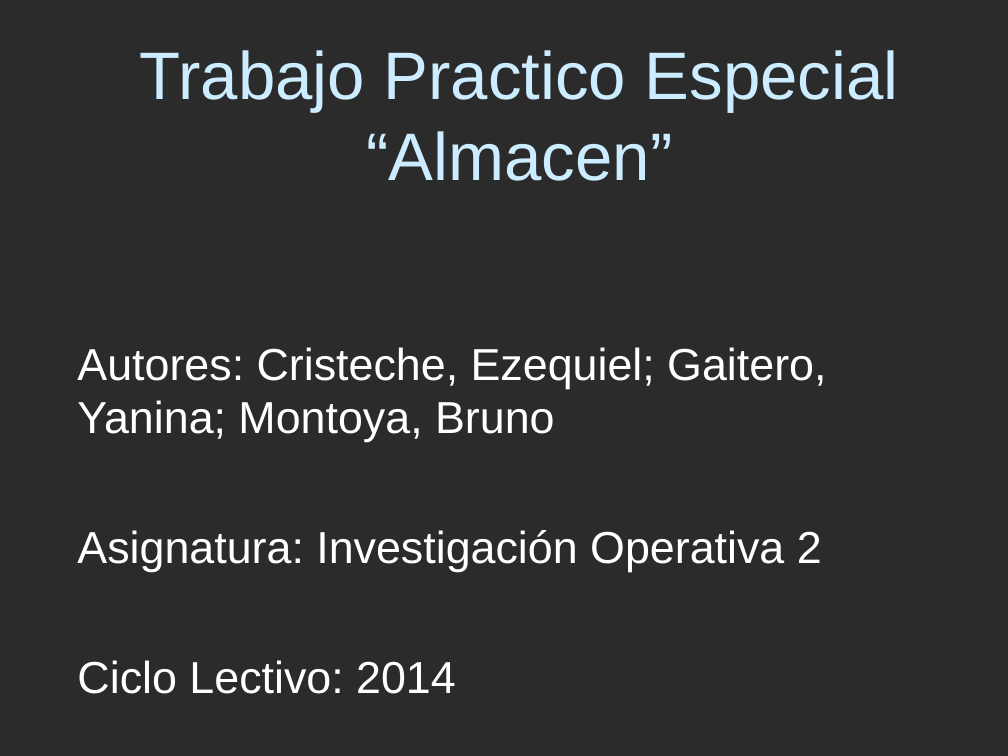
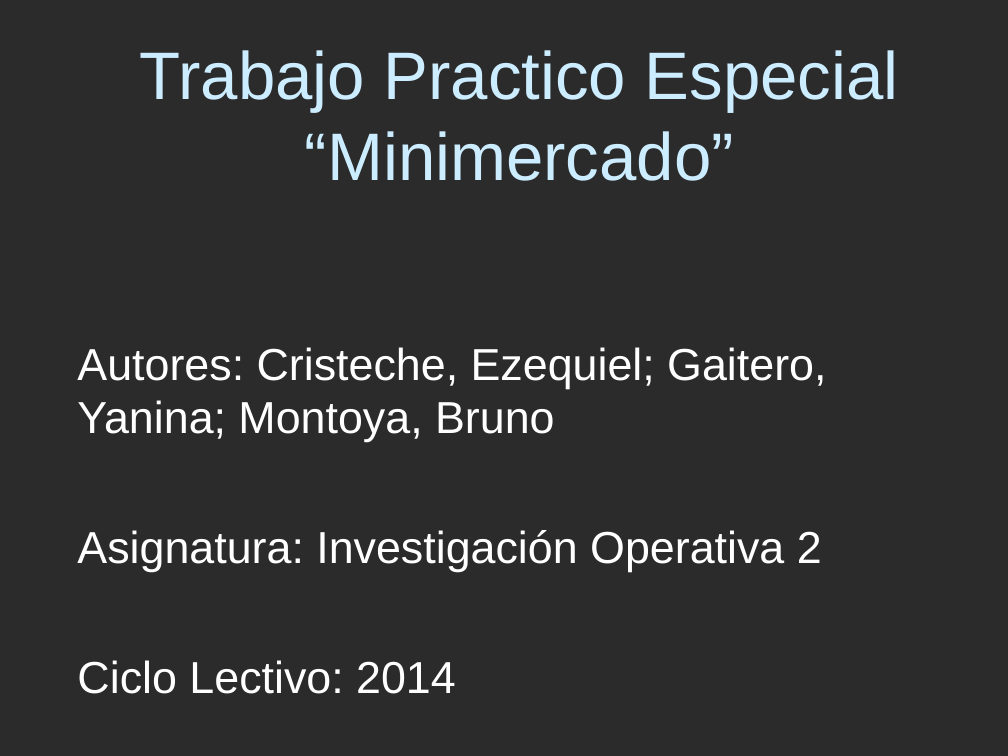
Before and after one commit to brunomontoya17/operativa, a slide deck: slide 1 of Trabajo Practico Especial-PPT 2.ppt. Drawn at 1008x756 pixels with LibreOffice and Linux fonts; fonts in the diff are those of the drawing; background and template pictures are left out; a plain dark background stands for a picture behind light text. Boxes give left, top, right and bottom in pixels: in the first picture for what was removed or moved away, otherwise in the second. Text is boxed around its words. In the diff, an @@ line names an element or a change of style, - is before the commit and + after.

```diff
--- a/Trabajo Practico Especial-PPT 2.ppt
+++ b/Trabajo Practico Especial-PPT 2.ppt
@@ title at [140,50,899,181]: text changed @@
-Trabajo Practico Especial
-“Almacen”
+Trabajo Practico Especial
+“Minimercado”
```
Also in this commit, not shown: 2 other slides changed, 26 other files.
